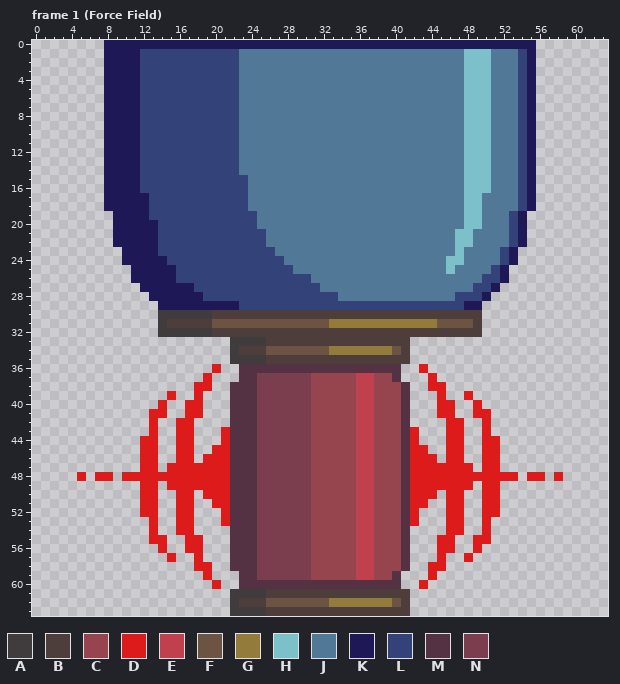
File history of a pixel-art file, Working_Files/Jam-20210612T051803Z-001/Jam/Objects/boss_container.aseprite. The picture above was drawn from the file before the commit.
64x64 pixels, 4 frames. Shown: frame 1 (Force Field). The commit also changed other frames, which this record leaves out.
Palette (. is transparent): A #403b3c  B #4d3e3c  C #96454e  D #dd1b1b  E #c1404e  F #6d5341  G #927b3b  H #7cc1c9  J #527898  K #1e1956  L #34427a  M #543143  N #7a3e4f
And afterwards:
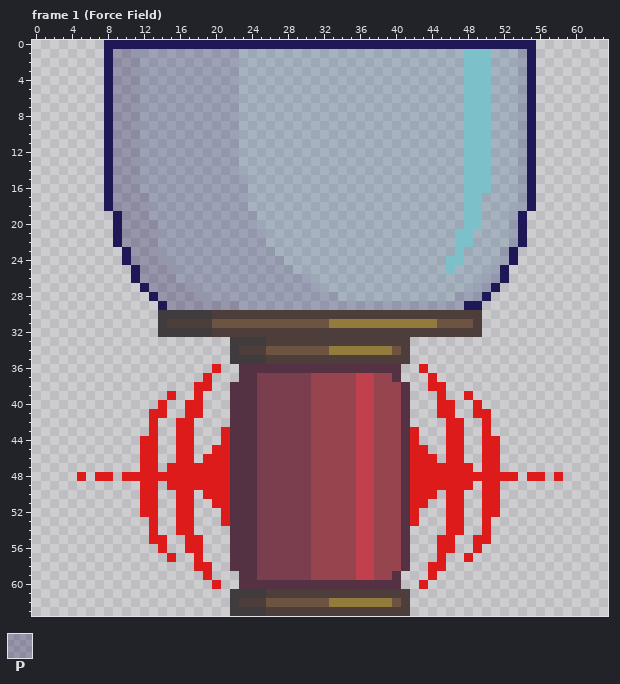
Colours new in this view: P #1e195650
Diff:
Colour J changes from #527898 to #52789850.
Colour L changes from #34427a to #34427a50.
Frame 1 (Force Field), layer "Holder":
Colour P replaces colour K in rows 1 to 16 at x 9 to 11; in rows 17 to 18 at x 9 to 12; in row 19 at x 10 to 12; in rows 20 to 22 at x 10 to 13; in row 23 at x 11 to 13; in row 24 at x 11 to 14.
Colour P replaces colour K in rows 25 to 26 at x 12 to 15; in row 27 at x 13 to 17; in row 28 at x 14 to 18; in row 29 at x 15 to 22.
Boxes around the changes in both pictures, in picture pixels (x1, y1, x2, y2):
changed: (113, 49, 527, 310)
